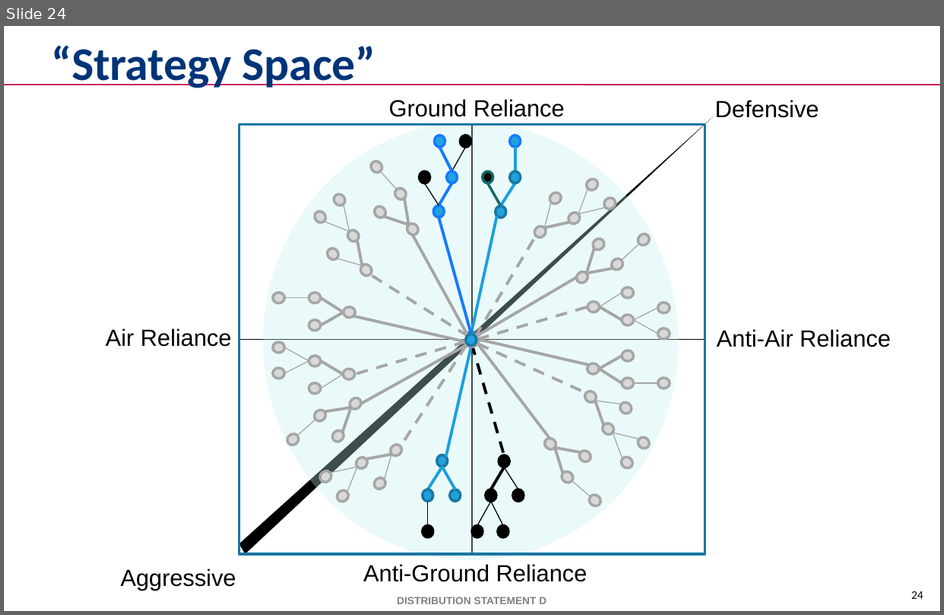
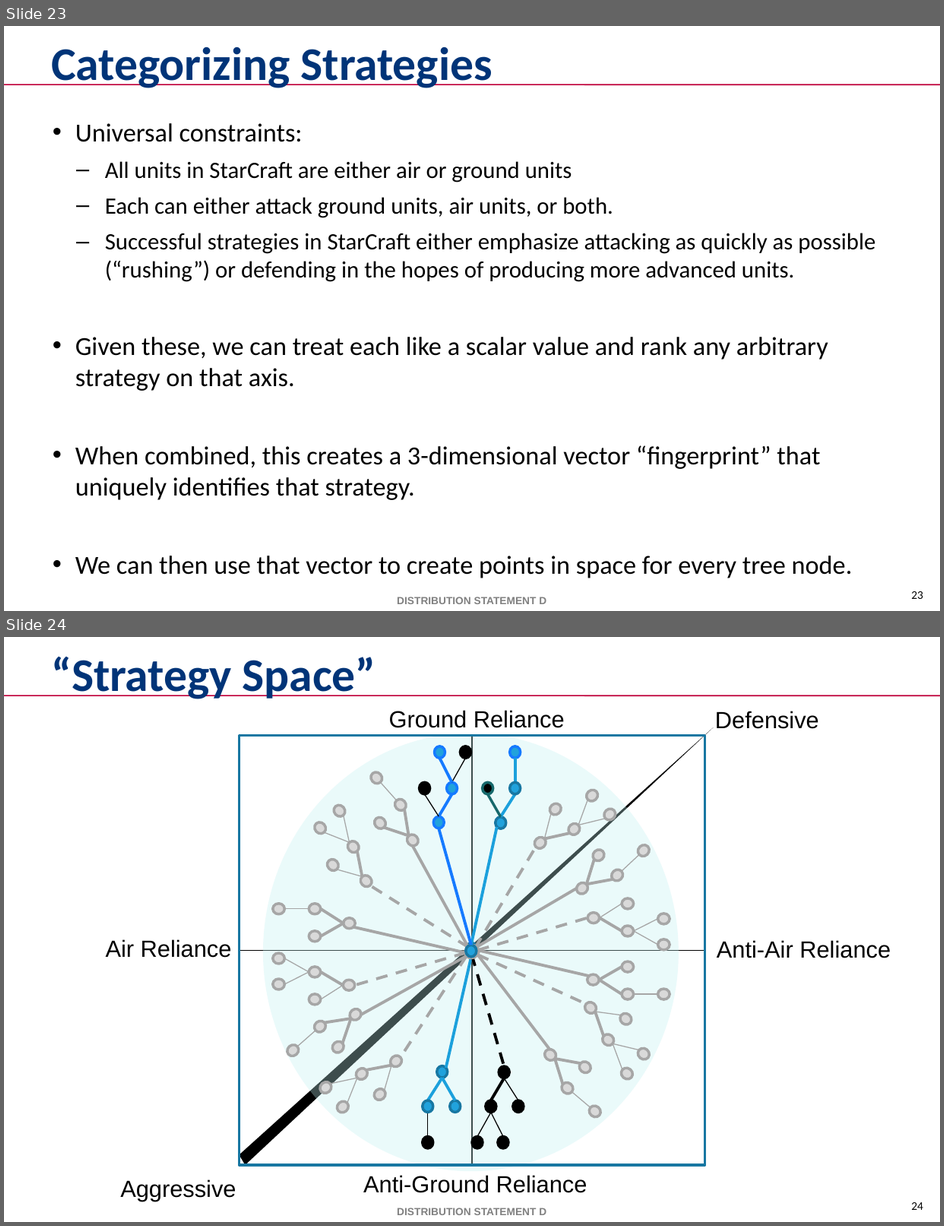
Before and after one commit to mikewkozak/IRE, a slide deck: Documentation/Thesis/Submission Draft/mkozak - Intent Recognition Engine.pptx. Shown one above the other, each under a label of ours: slide 24 before the commit, slides 23 and 24 after it. The pictures are 944x615 and 944x1226 pixels, drawn with LibreOffice and Linux fonts; fonts in the diff are those of the drawing; background and template pictures are left out. Boxes give left, top, right and bottom in pixels: in the first picture for what was removed or moved away, otherwise in the second. Text is boxed around its words. In the diff, an @@ line names an element or a change of style, - is before the commit and + after.

```diff
--- a/Documentation/Thesis/Submission Draft/mkozak - Intent Recognition Engine.pptx
+++ b/Documentation/Thesis/Submission Draft/mkozak - Intent Recognition Engine.pptx
@@ slide 23 added at [4, 26, 940, 611], background #FFFFFF; not listed: 3 template elements that a slide beside it also shows @@
@@ title added at [51, 47, 493, 88], 36 pt, text #003478, bold @@
+Categorizing Strategies
@@ text added at [75, 123, 876, 579], 20 pt, text #000000 @@
+• Universal constraints:
+  – All units in StarCraft are either air or ground units
+  – Each can either attack ground units, air units, or both.
+  – Successful strategies in StarCraft either emphasize attacking as quickly as possible (“rushing”) or defending in the hopes of producing more advanced units.
+• Given these, we can treat each like a scalar value and rank any arbitrary strategy on that axis.
+• When combined, this creates a 3-dimensional vector “fingerprint” that uniquely identifies that strategy.
+• We can then use that vector to create points in space for every tree node.
```
Also in this commit, not shown: 16 slides changed, 1 other slide added, 1 slide removed.
